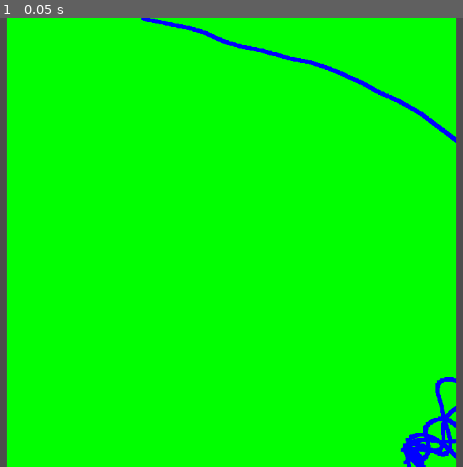
Above: before the commit, frame 1.
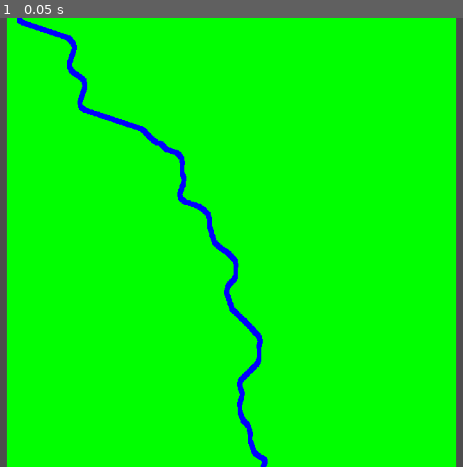
Above: after the commit, the same moment.

Repository: frxedlxver/godotProcGen
Game: Godot game, scene res://src/noise_vis.tscn
The game is run twice, just before and just after one commit, with the same random seed, the same clock (stepped at 60 frames per second) and the same inputs.
Inputs:
- Up to frame 1 (0.05 s): no input

The runs differ from the first frame. In frame 1, 3.6% of the frame differs, in the area x 3-99%, y 0-100%.

Commit message:
more refactoring

Diff:
--- a/src/PerlinWorm.gd
+++ b/src/PerlinWorm.gd
@@ -2,41 +2,51 @@
 class_name PerlinWorm
 
 class PathVertex:
-	var position : Vector2i
-	var speed : int
-	var direction : Vector2
+	var m_position : Vector2i
+	var m_speed : int
+	var m_direction : Vector2
 
 	func _init(position, speed, direction):
-		self.position = position
-		self.speed = speed
-		self.direction = direction
-
-static var MAX_SPEED : int = 10
-static var MAX_TURN_ANGLE : float = 90
-static var SPEED_ANGLE_THRESHOLD : int = 15
-
-var path : Array[PathVertex]
-
-var _last_direction : Vector2 = Vector2.ZERO
-var cur_position : Vector2i = Vector2i.ZERO
-var cur_direction : Vector2 = Vector2.ZERO
-var cur_speed : int = 1
-var target_point : Vector2i = Vector2i.ZERO
-var bounds : Vector2i = Vector2i.ZERO
-var min_dist_from_target : float = 10
-
-
-var noise_weight : float = 0.315
-var cur_direction_weight : float = 0.335
-var target_direction_weight : float = 0.35
-
-var _noise : FastNoiseLite
-
-var per_step_validation_callback : Callable
-var use_per_step_validation : bool = false
-var end_on_per_step_validation_failure : bool = false
-var post_generation_validation_callback : Callable
-var use_post_generation_validation : bool = false
+		self.m_position = position
+		self.m_speed = speed
+		self.m_direction = direction
+
+
+var m_max_speed : int = 3
+var m_max_turn_angle : float = 180
+var m_slowdown_angle_threshold : int = 15
+var m_min_dist_from_target_for_success : float = 1
+
+
+var m_path : Array[PathVertex]
+
+var m_last_direction : Vector2 = Vector2.ZERO
+var m_cur_position : Vector2i = Vector2i.ZERO
+var m_cur_direction : Vector2 = Vector2.ZERO
+var m_cur_speed : int = 1
+var m_target_point : Vector2i = Vector2i.ZERO
+var m_bounds : Vector2i = Vector2i.ZERO
+
+
+# direction calculation params
+var m_noise_weight : float = 0.3
+var m_cur_direction_weight : float = 0.3
+var m_target_direction_weight : float = 0.4
+
+var _m_noise : FastNoiseLite
+
+var m_start : Vector2i
+
+var failure : bool = false
+
+# callbacks and flags
+var m_step_validation_callback : Callable # called each step if set
+var m_post_generation_validation_callback : Callable # called after generation if set
+var flag_use_step_validation : bool = false
+var flag_end_on_step_validation_failure : bool = false
+var flag_use_post_generation_validation : bool = false
+var flag_end_on_out_of_bounds : bool = false
+var flag_regenerate_on_failure : bool = false
 
 
 
@@ -50,227 +60,224 @@
 	else:
 		settings.randomSeed = false
 		settings.seed = noise_seed
-	self._noise =  Noise2D.get_noise(settings)
-
-func generate_path(start : Vector2i, target : Vector2i, starting_direction : Vector2 = Vector2.ZERO, clear_old_path : bool = false):
+	self._m_noise =  Noise2D.get_noise(settings)
+
+
+# generates full path in one call.
+func generate_path(start : Vector2i, target : Vector2i, clear_old_path : bool = false):
 	if clear_old_path:
-		path = []
-
-	if not VectorTools.a_inside_b(start, self.bounds):
-		print("Starting point (", start,") out of bounds (", self.bounds ,")")
+		m_path = []
+	m_start = start
+	m_target_point = target
+	_m_noise.seed = randi()
+
+	if not VectorTools.a_inside_b(start, self.m_bounds):
 		return
 
-	self.cur_position = start
-	self.target_point = target
-	self.cur_direction = Vector2.DOWN
-
-
-	validate_callbacks()
-
-	# break if in proximity of target or outside of bounds
+	self.m_cur_position = m_start
+	self.m_target_point = m_target_point
+	self.m_cur_direction = Vector2.DOWN
+	update_direction()
+
+	# check if callbacks are set and if they return booleans
+	_validate_callbacks()
+
+	# break if in proximity of target or outside of m_bounds
 	var done = false
-	while not done:
+	failure = false
+	while not (done or failure):
+		failure = false
 		find_next_vertex()
 
 		# check if near target
-		if VectorTools.a_within_range_of_b(self.cur_position, target_point, min_dist_from_target):
+		if VectorTools.a_within_range_of_b(self.m_cur_position, m_target_point, m_min_dist_from_target_for_success):
 			done = true
-			print("reached target")
-			print_debug_info()
-
-
-		if use_per_step_validation:
-			if per_step_validation_callback.call():
-				print_debug("per-step validation passed.")
-
-			else:
-				print_debug("per-step validation failed.")
-				if end_on_per_step_validation_failure:
-					done = true
 
 		## check if oob
-		#if not VectorTools.a_inside_b(self.cur_position, self.bounds):
-			#done = true
-			#print("out of bounds")
-			#print_debug_info()
-	if use_post_generation_validation:
-		if post_generation_validation_callback.call():
-			print_debug("Post-generation validation failed.")
-		else:
-			print_debug("Post-generation validation passed.")
-
+		elif flag_end_on_out_of_bounds and not VectorTools.a_inside_b(self.m_cur_position, self.m_bounds):
+			failure = true
+
+
+	if flag_use_post_generation_validation:
+		if not m_post_generation_validation_callback.call():
+			failure = true
+
+
+# used each step in generation
+func find_next_vertex():
+	# caches last direction and updates current
+	update_direction()
+
+	update_speed()
+
+	# Calculate next position
+	var displacement = VectorTools.calc_displacement_rounded(m_cur_speed, m_cur_direction)
+	var next_pos = self.m_cur_position + displacement
+
+	# create new vertex and add to m_path
+	var new_point = PathVertex.new(next_pos, m_cur_speed, self.m_cur_direction)
+	self.m_path.append(new_point)
+
+
+
+	self.m_cur_position = next_pos
+
+
+func clear_path():
+	m_path = []
+
+
+
+func trim_path_to_idx(idx : int) -> bool:
+	if idx > m_path.size():
+		return false
+
+	var new_path = []
+	for i in range(0, idx + 1):
+		new_path.append(m_path[i])
+
+	m_path = new_path
+	self.m_cur_position = self.actual_end_point
+
+	self.update_direction()
+	self.update_speed()
+	return true
+
+
+
+func update_direction():
+	self.m_last_direction = self.m_cur_direction
+
+	var noise_value = _m_noise.get_noise_2dv(self.m_cur_position)
+
+	var noise_direction = NoiseTools.noise_val_to_dir(noise_value, m_max_turn_angle)
+	var target_direction = Vector2(m_target_point - m_cur_position).normalized()
+
+	var direction_dict = {
+		noise_direction : self.m_noise_weight,
+		self.m_cur_direction : self.m_cur_direction_weight,
+		target_direction : self.m_target_direction_weight
+	}
+
+	var new_dir = interpolate_directions_weighted(direction_dict)
+	var new_angle = new_dir.angle_to(m_cur_direction)
+	if abs(rad_to_deg(new_angle)) > m_max_turn_angle:
+		new_angle = sign(new_angle) * deg_to_rad(m_max_turn_angle)
+		var dx = cos(new_angle)
+		var dy = sin(new_angle)
+		new_dir = Vector2(dx, dy)
+	self.m_cur_direction = new_dir
+
+
+
+func update_speed():
+	# Calculate the difference between last direction and current direction
+	var direction_diff = rad_to_deg(m_last_direction.angle_to( self.m_cur_direction))
+
+	# Adjust speed based on direction difference
+	self.m_cur_speed = calculate_new_speed(self.m_cur_speed, direction_diff)
+
+# Function to calculate speed based on direction difference
+func calculate_new_speed(speed, direction_diff):
+	var delta_speed = 1
+	if abs(direction_diff) > m_slowdown_angle_threshold:
+		delta_speed = -1
+	return clampi(speed + delta_speed, 1, m_max_speed)
+
+static func interpolate_directions_weighted(weighted_direction_dict : Dictionary) -> Vector2:
+
+	var summed_direction : Vector2 = Vector2.ZERO
+
+	for dir in weighted_direction_dict.keys():
+		var weight = weighted_direction_dict[dir]
+		summed_direction += (dir * weight)
+
+
+	var new_direction = summed_direction.normalized()
+
+
+	return new_direction
+
+func set_seed(noise_seed : int):
+	_m_noise.seed = noise_seed
+
+func set_noise_type(noise_type : FastNoiseLite.NoiseType):
+	_m_noise.noise_type = noise_type
+
+func set_freq(freq : float):
+	_m_noise.frequency = freq
+
+
+func print_debug_info():
+	print("Position: ", m_cur_position)
+	print("Direction: ", m_cur_direction)
+	print("Size: ", m_path.size())
+	print("Target: ", m_target_point)
+	print("Target Range: ", m_min_dist_from_target_for_success)
+	print("Distance from Target: ", (m_target_point - m_cur_position).length())
+
+
+# ====================================   HELPERS   ====================================
 
 # func to ensure that callbacks exist and return booleans
-func validate_callbacks():
+func _validate_callbacks():
 	var validate = func(callable, cb_name : String):
-		if not callable:
-			print_debug("Callback for \'", cb_name, "\' not set --- not using callback.")
+		if not callable or typeof(callable) != TYPE_CALLABLE:
 			return false
 		var result = callable.call()
 		if typeof(result) == TYPE_BOOL:
 			return true
 		else:
 			return false
-			print_debug("Callback for \'", cb_name, "\' does not return bool --- not using callback.")
-
-
-	if validate.call(per_step_validation_callback, "per step validation"):
-		use_per_step_validation = true
-
-	if validate.call(post_generation_validation_callback, "post generation validation"):
-		use_per_step_validation
-
-
-
-
-func print_debug_info():
-	print("Position: ", cur_position)
-	print("Direction: ", cur_direction)
-	print("Size: ", path.size())
-	print("Target: ", target_point)
-	print("Target Range: ", min_dist_from_target)
-	print("Distance from Target: ", (target_point - cur_position).length())
-
-# if target param left empty, use same target_point
-func regenerate_from_idx(idx : int, target : Vector2i = Vector2i.MAX):
-	if target == Vector2i.MAX:
-		target = self.target_point
-
-	# returns true if success, else false
-	if self.trim_path_to_idx(idx):
-		self.generate_path(self.cur_position, self.cur_direction, self.target_point)
-
-func trim_path_to_idx(idx : int) -> bool:
-	if idx > path.size():
-		print_debug("Tried to trim path but idx ", idx, " larger than path size.")
-		print_debug_info()
-		print_stack()
-		return false
-
-	var new_path = []
-	for i in range(0, idx + 1):
-		new_path.append(path[i])
-
-	path = new_path
-	self.cur_position = self.actual_end_point
-
-	self.update_direction()
-	self.update_speed()
-	return true
-
+
+
+	if validate.call(m_step_validation_callback, "per step validation"):
+		flag_use_step_validation = true
+
+	if validate.call(m_post_generation_validation_callback, "post generation validation"):
+		flag_use_post_generation_validation = true
 
 func get_vertices_in_bounds(bounds: Vector2i):
 	var result = []
-	for vertex in path:
-		if VectorTools.a_inside_b(vertex.position, bounds):
+	for vertex in m_path:
+		if VectorTools.a_inside_b(vertex.m_position, bounds):
 			result.append(vertex)
 
 	return result
 
-func get_all_path_positions() -> Array[Vector2i]:
+func get_full_path_in_bounds(bounds : Vector2i) -> Array[Vector2i]:
 	var result :Array[Vector2i]= []
-	for vertex in path:
-		result.append(vertex.position)
+	for vertex in m_path:
+		result.append(vertex.m_position)
 
 		# append all extra vertices if speed is higher than 1
-		if vertex.speed > 1:
-			for i in range(1, vertex.speed + 1):
-				var displacement = calc_displacement_rounded(i, vertex.direction)
-				var new_pos = vertex.position + displacement
-				if !result.has(new_pos):
+		if vertex.m_speed > 1:
+			for i in range(1, vertex.m_speed + 1):
+				var displacement = VectorTools.calc_displacement_rounded(i, vertex.m_direction)
+				var new_pos = vertex.m_position + displacement
+				if !result.has(new_pos) and VectorTools.a_inside_b(new_pos, bounds):
 					result.append(new_pos)
 	return result
 
+func get_vertex_positions():
+	var result = []
+	for vert in m_path:
+		result.append(vert.m_position)
+
+	return result
+
+func get_positions_in_bounds(bounds: Vector2i):
+	var result = []
+	for vertex in m_path:
+		if VectorTools.a_inside_b(vertex.m_position, bounds):
+			result.append(vertex.m_position)
+
+	return result
+
+
 func get_actual_endpoint():
-	if path.size() > 0:
-		return path[path.size() -1].position
+	if m_path.size() > 0:
+		return m_path[m_path.size() -1].m_position
 
 func distance_to_target():
-	return Vector2(target_point - cur_position).length()
-
-func find_next_vertex():
-	# caches last direction and updates current
-	update_direction()
-
-	update_speed()
-
-	# Calculate next position
-	var displacement = PerlinWorm.calc_displacement_rounded(cur_speed, cur_direction)
-	var next_pos = self.cur_position + displacement
-
-	# create new vertex and add to path
-	var new_point = PathVertex.new(next_pos, cur_speed, self.cur_direction)
-	self.path.append(new_point)
-
-
-	self.cur_position = next_pos
-
-func update_direction():
-	self._last_direction = self.cur_direction
-
-	var noise_value = _noise.get_noise_2dv(self.cur_position)
-
-	var noise_direction = NoiseTools.noise_val_to_dir(noise_value, MAX_TURN_ANGLE)
-	var target_direction = Vector2(target_point - cur_position).normalized()
-
-	var direction_dict = {
-		noise_direction : self.noise_weight,
-		self.cur_direction : self.cur_direction_weight,
-		target_direction : self.target_direction_weight
-	}
-
-	var new_dir = interpolate_directions_weighted(direction_dict)
-	var new_angle = new_dir.angle_to(cur_direction)
-	if abs(rad_to_deg(new_angle)) > MAX_TURN_ANGLE:
-		print("new angle out of range: ", rad_to_deg(new_angle))
-		new_angle = sign(new_angle) * deg_to_rad(MAX_TURN_ANGLE)
-		print("clamped angle: ", rad_to_deg(new_angle))
-		var dx = cos(new_angle)
-		var dy = sin(new_angle)
-		new_dir = Vector2(dx, dy)
-	self.cur_direction = new_dir
-
-
-
-func update_speed():
-	# Calculate the difference between last direction and current direction
-	var direction_diff = rad_to_deg(_last_direction.angle_to( self.cur_direction))
-
-	# Adjust speed based on direction difference
-	self.cur_speed = PerlinWorm.calculate_new_speed(self.cur_speed, direction_diff)
-
-# Function to calculate speed based on direction difference
-static func calculate_new_speed(speed, direction_diff):
-	var delta_speed = 1
-	print("diff: ", direction_diff)
-	print("speed: ", speed)
-	if abs(direction_diff) > SPEED_ANGLE_THRESHOLD:
-		delta_speed = -1
-	return clampi(speed + delta_speed, 1, PerlinWorm.MAX_SPEED)
-
-static func interpolate_directions_weighted(weighted_direction_dict : Dictionary) -> Vector2:
-
-	var summed_direction : Vector2 = Vector2.ZERO
-
-	for dir in weighted_direction_dict.keys():
-		var weight = weighted_direction_dict[dir]
-		summed_direction += (dir * weight)
-
-
-	var new_direction = summed_direction.normalized()
-
-
-	return new_direction
-
-static func calc_displacement_rounded(distance : float, direction : Vector2) -> Vector2i:
-	var displacement : Vector2 = (direction * distance)
-	return Vector2i(round(displacement.x), round(displacement.y))
-
-func set_seed(seed : int):
-	_noise.seed = seed
-
-func set_noise_type(noise_type : FastNoiseLite.NoiseType):
-	_noise.noise_type = noise_type
-
-func set_freq(freq : float):
-	_noise.frequency = freq
+	return Vector2(m_target_point - m_cur_position).length()
--- a/src/River.gd
+++ /dev/null
@@ -1,63 +0,0 @@
-extends Node
-
-class_name River
-
-var worm : PerlinWorm = PerlinWorm.new()
-
-var parent_river : River
-var children : Array[River] = []
-var iterations : int = 0
-var width : int = 0
-
-var start_point : Vector2i = Vector2i.ZERO
-var split_point_chance = 0.5
-var target_point : Vector2i = Vector2i.ZERO
-
-
-func create_river(starting_point : Vector2i, target_point : Vector2i, bounds : Vector2i):
-
-	worm.bounds = bounds
-
-	var validation = func():
-		print("y dir ", worm.cur_direction.y)
-		return worm.cur_direction.y > 0
-	worm.per_step_validation_callback = validation
-	worm.generate_path(starting_point, target_point, Vector2.ZERO, false)
-
-
-
-
-
-
-func get_all_points(width : int) -> Array[Vector2i]:
-	var result : Array[Vector2i] = []
-	for point in worm.get_all_path_positions():
-		for x in range(-width, width):
-			for y in range(-width, width):
-				result.append(point + Vector2i(x, y))
-
-	return result
-
-func get_worm_path(bounds: Vector2i) -> Array[Vector2i]:
-	var result : Array[Vector2i] = []
-	for point in worm.path:
-		if VectorTools.a_inside_b(point.position, bounds):
-			result.append(point.position)
-	for child in children:
-		result.append_array(child.get_worm_path(bounds))
-
-	return result
-
-func descendent_count() -> int:
-	var result = children.size()
-	for child in children:
-		result += child.descendent_count()
-
-	return result
-func calc_divergence_width(parent_width : int):
-	if parent_width % 2 == 0:
-		return (parent_width / 2) + 1
-	else: return (parent_width + 1 / 2) + 1
-func find_split_points(path : Array[Vector2i]) -> Array[Vector2i]:
-	var result : Array[Vector2i] = [path[randi_range(path.size() / 2, path.size() - 1)]]
-	return result
--- /dev/null
+++ b/src/RiverBranch.gd
@@ -0,0 +1,39 @@
+extends Node
+
+class_name RiverBranch
+
+var _m_worm : PerlinWorm = PerlinWorm.new()
+
+var m_iterations : int = 0
+var m_width : int = 0
+
+var m_start : Vector2i = Vector2i.ZERO
+var m_end : Vector2i = Vector2i.ZERO
+var m_split_point_chance = 0.5
+var m_target_point : Vector2i = Vector2i.ZERO
+
+
+func create_river(start_edge, target_edge, bounds : Vector2i):
+
+	_m_worm.m_bounds = bounds
+
+	#var validation = func():
+		#print("y dir ", _m_worm.cur_direction.y)
+		#return _m_worm.cur_direction.y > 0
+	#_m_worm.m_step_validation_callback = validation
+	var done = false
+	while not done:
+		var start = VectorTools.random_point_along_edge(bounds, start_edge)
+		var target = VectorTools.random_point_along_edge(bounds, target_edge)
+		_m_worm.generate_path(start, target, true)
+		done = not _m_worm.failure
+
+# returns all points, adjusted for width
+func get_final_river_points(map_size : Vector2i) -> Array[Vector2i]:
+	var result : Array[Vector2i] = []
+	for point in _m_worm.get_full_path_in_bounds(map_size):
+		for x in range(-m_width, m_width):
+			for y in range(-m_width, m_width):
+				result.append(point + Vector2i(x, y))
+
+	return result
--- a/src/RiverGenerator.gd
+++ b/src/RiverGenerator.gd
@@ -1,41 +1,60 @@
-extends Node
-
 class_name RiverGenerator
 
+class BranchData:
+	var m_branch : RiverBranch
+	var m_depth : int
 
-class RiverBranch :
-	extends River
-	var depth : int = 0
-	var width : int = 0
-var iterations
-var branch_split_dict
-var branches
-var branch_iteration_dict
+	func _init(branch : RiverBranch, depth : int):
+		m_branch = branch
+		m_depth = depth
 
 
-# Called when the node enters the scene tree for the first time.
-func _ready():
-		if iterations > 0 && max_width > min_width && worm.get_points_in_bounds(bounds).size() > 0:
-		split_points = find_split_points(main_path)
+var m_max_depth
+var m_maximum_width : int = 10
+var m_minimum_width : int = 1
+var m_bounds : Vector2i = Vector2i.ZERO
 
-		for point in split_points:
-			var point_idx = worm.path.find(point)
-			var new_target = worm.path[randi_range(point_idx, worm.path.size() - 1)]
-			var new_child : River = River.new()
-			new_child.iterations = iterations - 1
-			new_child.parent_river = self
-			children.append(new_child)
-			new_child.create_river(point, new_target, bounds, min_width, calc_divergence_width(max_width), worm.cur_direction)
-			var child_end = new_child.worm.path.size() - 1
-			for i in range(child_end, 0, -1):
-				if worm.path.has(new_child.worm.path[i]) && !split_points.has(new_child.worm.path[i]):
-					child_end = i
+var m_start_edge : Enums.Direction = Enums.Direction.NORTH
+var m_target_edge : Enums.Direction = Enums.Direction.SOUTH
 
-			for i in range(new_child.worm.path.size() - 1, child_end - 1, -1):
-				new_child.worm.path.remove_at(i)
-	pass # Replace with function body.
+var m_branches : Array[RiverBranch] = []
 
+func generate_river():
+	var cur_width = m_maximum_width
 
-# Called every frame. 'delta' is the elapsed time since the previous frame.
-func _process(delta):
-	pass
+	m_branches = [RiverBranch.new()]
+
+	var post_step_val = func() :
+		var branch = m_branches[0]
+		var all_positions = branch._m_worm.get_vertex_positions()
+		var in_bounds_positions = branch._m_worm.get_positions_in_bounds(m_bounds)
+
+		var ratio = float(in_bounds_positions.size()) / float(all_positions.size())
+		print("in_bounds: ", in_bounds_positions.size())
+		print("total: ", all_positions.size())
+		print("ratio: ", ratio)
+		print("")
+		if ratio < 0.95:
+			return false
+
+		#if branch._m_worm.m_path[0].m_position != branch.m_start:
+			#print("wrong startpoint")
+			#return false
+
+		print("")
+
+		return true
+
+	m_branches[0]._m_worm.m_post_generation_validation_callback = post_step_val
+	m_branches[0]._m_worm.flag_regenerate_on_failure = true
+	m_branches[0].m_width = m_maximum_width
+	m_branches[0].create_river(m_start_edge, m_target_edge, m_bounds)
+
+func get_final_river_points(map_size : Vector2i):
+	var result : Array[Vector2i] = []
+
+	for branch in m_branches:
+		result.append_array(branch.get_final_river_points(map_size))
+	print("final size: ", result.size())
+
+	return result
--- a/src/RiverTest.gd
+++ b/src/RiverTest.gd
@@ -7,8 +7,7 @@
 var ctrlHeld = false
 var shiftHeld = false
 var offset : float = 0
-var worm : PerlinWorm = PerlinWorm.new()
-var river : River = River.new()
+var river : RiverGenerator = RiverGenerator.new()
 var p
 
 var MIN_RIVER_SIZE : int = 0
@@ -27,34 +26,18 @@
 	image = ImageProcessing.resize_2D(image, size, size)
 
 func test_river():
-	MIN_RIVER_SIZE = image.get_size().x * (river.iterations + 1)
-	var start : Vector2i = image.get_size()
-	var i : int = 0
-	while (start.x > (image.get_size().x / 2)):
-		print(start)
-		i += 1
-		start = VectorTools.random_point_along_edge(image.get_size() - Vector2i.ONE, Enums.Direction.NORTH)
 
-	print("took ", i, " tries")
+	river.m_maximum_width = 5;
+	river.m_bounds = image.get_size()
+	river.generate_river()
 
-	var target = VectorTools.random_point_along_edge(image.get_size() - Vector2i.ONE, Enums.Direction.SOUTH)
-
-	river.create_river(start, target, image.get_size())
-
-	for point in river.get_all_points(4):
+	for point in river.get_final_river_points(image.get_size()):
 		if VectorTools.a_inside_b(point, image.get_size()):
 			image.set_pixelv(point, Color.BLUE)
 
 
 
 	_updateTexture()
-
-
-
-func draw_target():
-	for point in VectorTools.vec2i_range(-5, 5, true, false, worm.target_point):
-		if VectorTools.a_inside_b(point, image.get_size()):
-			image.set_pixelv(point, Color.RED)
 func add_riverbanks(image : Image, radius : int):
 	var r = radius
 	if r < 1: return
--- a/src/VectorTools.gd
+++ b/src/VectorTools.gd
@@ -32,16 +32,56 @@
 		_:
 			return Vector2i.ZERO
 
-static func vec2i_range(min : int, max : int, max_inclusive : bool = true, omit_center : bool = false, offset: Vector2i = Vector2i.ZERO) -> Array[Vector2i]:
+static func vec2i_range(low : int, high : int, use_inclusive_max : bool = true, omit_center : bool = false, offset: Vector2i = Vector2i.ZERO) -> Array[Vector2i]:
 	var result : Array[Vector2i] = []
 
 
-	if max_inclusive:
-		max += 1
-	for x in range (min + offset.x, max + offset.x):
-		for y in range(min + offset.y, max + offset.y):
+	if use_inclusive_max:
+		high += 1
+	for x in range (low + offset.x, high + offset.x):
+		for y in range(low + offset.y, high + offset.y):
 			if omit_center and x == offset.x + 0 and y == offset.y + 0:
 				continue
 			result.append(Vector2i(x, y))
 
 	return result
+
+static func calc_displacement_rounded(distance : float, direction : Vector2) -> Vector2i:
+	var displacement : Vector2 = (direction * distance)
+	return Vector2i(round(displacement.x), round(displacement.y))
+
+
+static func get_filled_circle_positions(radius: int) -> Array[Vector2i]:
+	var points : Array[Vector2i] = []
+	var center = Vector2i(0, 0)
+
+	# Midpoint circle algorithm
+	var x = radius
+	var y = 0
+	var decisionOver2 = 1 - x   # Decision criterion divided by 2 evaluated at (x, y) = (radius, 0)
+
+	while y <= x:
+		# Add points for each octant of the circle
+		_add_circle_points(center, x, y, points)
+		_add_circle_points(center, y, x, points)
+		y += 1
+		if decisionOver2 <= 0:
+			decisionOver2 += 2 * y + 1
+		else:
+			x -= 1
+			decisionOver2 += 2 * (y - x) + 1
+
+	# Fill the circle
+	for point in points.duplicate():
+		for dx in range(-radius, radius + 1):
+			for dy in range(-radius, radius + 1):
+				if (Vector2i(dx, dy).length_squared() <= radius * radius) and (center + point + Vector2i(dx, dy) not in points):
+					points.append(center + point + Vector2i(dx, dy))
+
+	return points
+
+static func _add_circle_points(center: Vector2i, x: int, y: int, points: Array) -> void:
+	points.append(center + Vector2i( x,  y))
+	points.append(center + Vector2i(-x,  y))
+	points.append(center + Vector2i( x, -y))
+	points.append(center + Vector2i(-x, -y))
Not shown, added: src/godotProcGen.code-workspace
